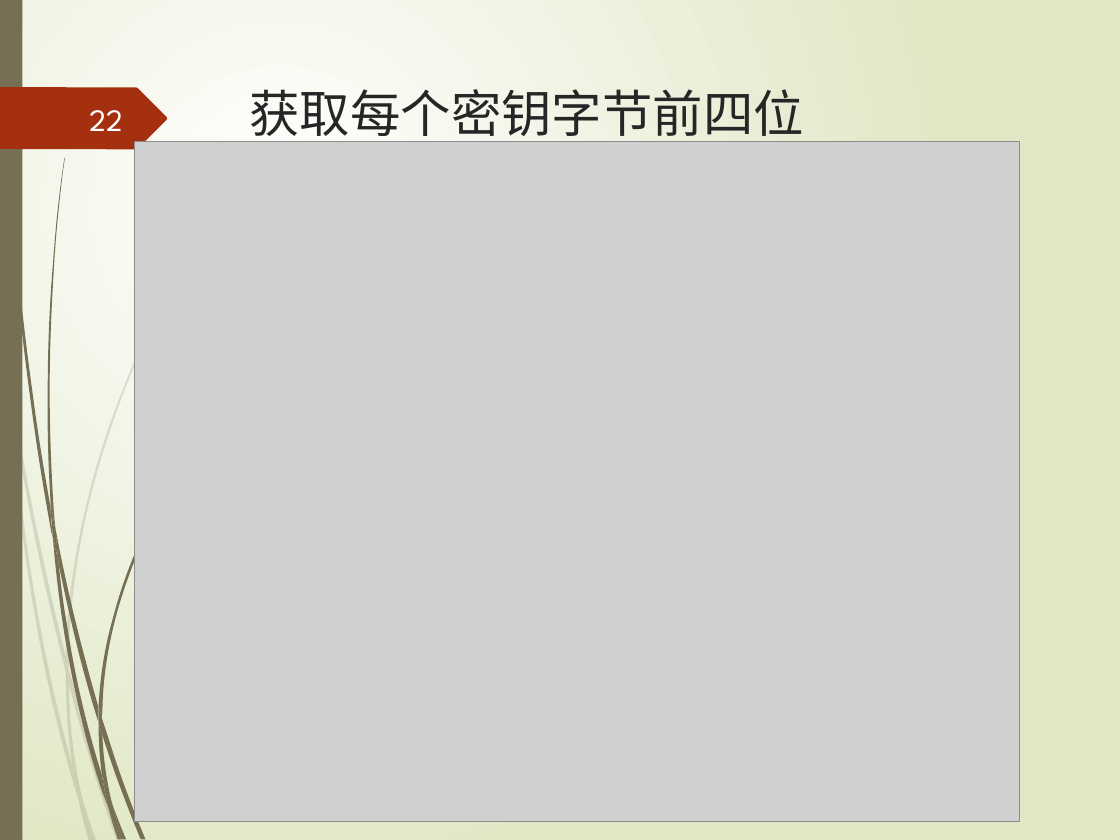
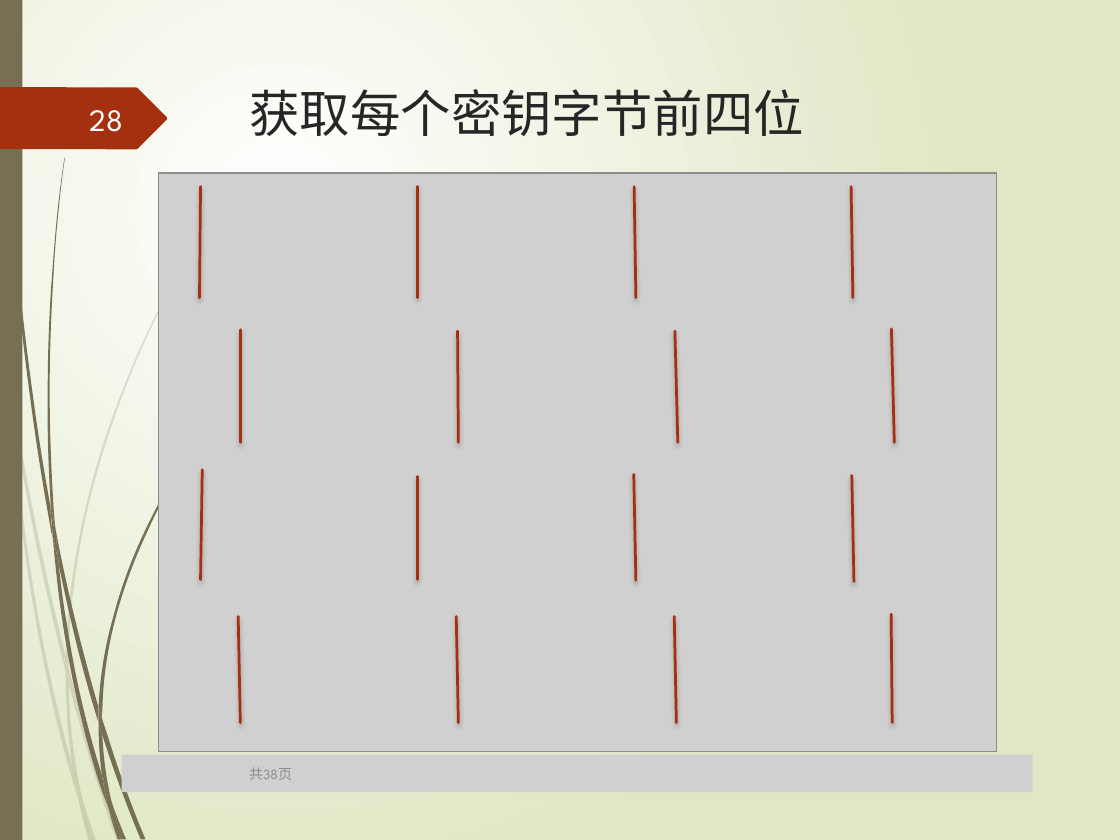
Before and after one commit to leborn0101/graduation, a slide deck: slide 28 of 毕业答辩.pptx (slide 22 before the commit). Drawn at 1120x840 pixels with LibreOffice and Linux fonts; fonts in the diff are those of the drawing; grey boxes stand for pictures. Boxes give left, top, right and bottom in pixels: in the first picture for what was removed or moved away, otherwise in the second. Text is boxed around its words. In the diff, an @@ line names an element or a change of style, - is before the commit and + after.

```diff
--- a/毕业答辩.pptx
+++ b/毕业答辩.pptx
@@ page number at bbox=[89, 110, 123, 132]: text changed @@
-22
+28
@@ picture: place and size @@
-picture at bbox=[134, 141, 1020, 821]
+picture at bbox=[158, 172, 996, 752]
@@ group added at bbox=[199, 187, 895, 722]: 16 lines @@
@@ picture added at bbox=[122, 755, 1033, 793] @@
@@ text added at bbox=[249, 767, 292, 780], 9 pt, text #8C8C8C @@
+共38页
```
Also in this commit, not shown: 19 other slides changed, 18 slides added, 9 slides removed, 1 other file.
